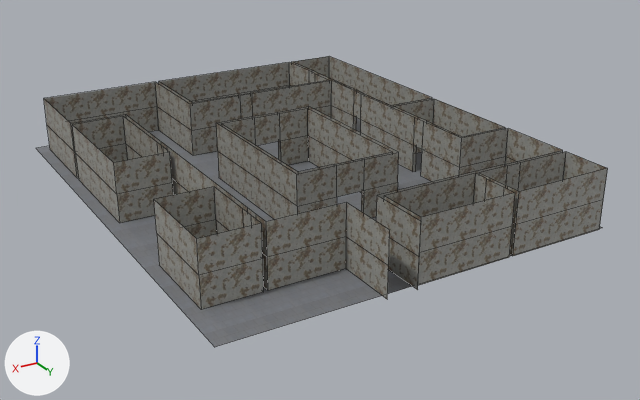
Renders of the Blender file Assets/Models/Level2.blend from each side of a commit.
The view is the same before and after, from a camera (50 mm lens) standing at (27.2, 49.5, 22.7) and looking at (-1.2, 2.2, -1.0). The lights are fixed; the arrows at lower left show +X, +Y and +Z. Mesh edges are drawn as thin lines.

Objects in the first picture: 'Floors', 'Walls.001'.
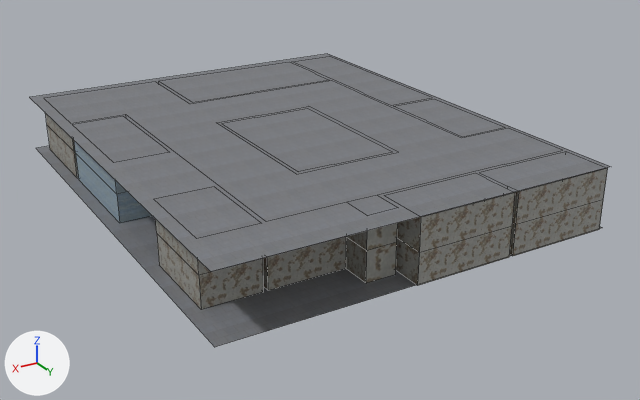
Where the change shows, as pixel boxes (x1, y1, x2, y2) in the pictures (640 x 400 px; the box of a moved part takes in the faces that stretch with it):
'Walls.001', reshaped: before (44, 56, 608, 309); after (46, 114, 608, 309)
'Ceiling', added: after (29, 54, 611, 272)
part 1 of me_plane_001, built on: before (346, 195, 421, 299); after (346, 223, 398, 283)
part 2 of me_plane_001, moved or reshaped (not visible afterwards): before (216, 107, 399, 220)
part 3 of me_plane_001, recoloured: before (72, 116, 173, 223); after (74, 141, 152, 223)

What the commit changed:
Picture 'BathroomWall.jpg' (img_bathroomwall_jpg) is new.
Material 'BathroomWalls' (mat_bathroomwalls) is new.
Its texture is img_bathroomwall_jpg.
me_plane_001 is used by ob_walls_001; location (0.39, 12.56, 0.69); rotation (1.571, 0.0, 0.0), in degrees (90, 0, 0).
Verts and faces of me_plane_001; kept vertices keep their numbers, new ones are numbered from 270.
Before the commit, vertices of me_plane_001: 3 (1.0, 1.0, 0.0), 6 (3.0, 1.0, 0.0) at pixel (346, 236), 8 (1.0, -1.0, -4.0) at pixel (417, 289), 9 (1.0, 1.0, -4.0) at pixel (419, 256), 10 (3.0, -1.0, -4.0) at pixel (387, 299).
Before the commit, vertices of me_plane_001: 11 (3.0, 1.0, -4.0) at pixel (388, 265), 181 (1.0, 3.0, 0.0) at pixel (377, 195), 182 (3.0, 3.0, 0.0) at pixel (346, 202), 184 (1.0, 3.0, -4.0) at pixel (421, 221), 185 (3.0, 3.0, -4.0) at pixel (389, 229).
me_plane_001 had 270 vertices, 188 faces and spanned x -13.0..11.7, y -1.0..3.0, z -4.0..27.9.
me_plane_001 now has 270 vertices, 192 faces and spans x -13.0..11.7, y -1.0..3.0, z -3.6..27.9.
Part 1, on me_plane_001:
Vertices 8 to 11, 184, 185 move by (0.0, 0.0, 2.0).
New faces: (8, 10, 11, 9), (9, 11, 185, 184), (3, 6, 182, 181), (3, 9, 11, 6) (mat_walls (picture img_paintedplaster_jpg)).
Part 2, on me_plane_001:
34 faces are deleted.
34 new faces join them, mat_walls (picture img_paintedplaster_jpg).
me_plane_001 part 3: 11 faces spanning x 8.1..11.7, y -1.0..3.0, z 12.3..20.7 switch from mat_walls (picture img_paintedplaster_jpg) to mat_bathroomwalls (picture img_bathroomwall_jpg).
Mesh me_plane_002 is new.
It has 4 vertices, 1 face and spans x -1.0..1.0, y -1.0..1.0, z 0.0.
It uses material mat_floor (picture img_stone_jpg_001).
Object 'Ceiling' (ob_ceiling) is new; it shows me_plane_002.
Its location is (0.0, 0.0, 3.7).
Its scale is (13.0, 16.1, 12.4).
